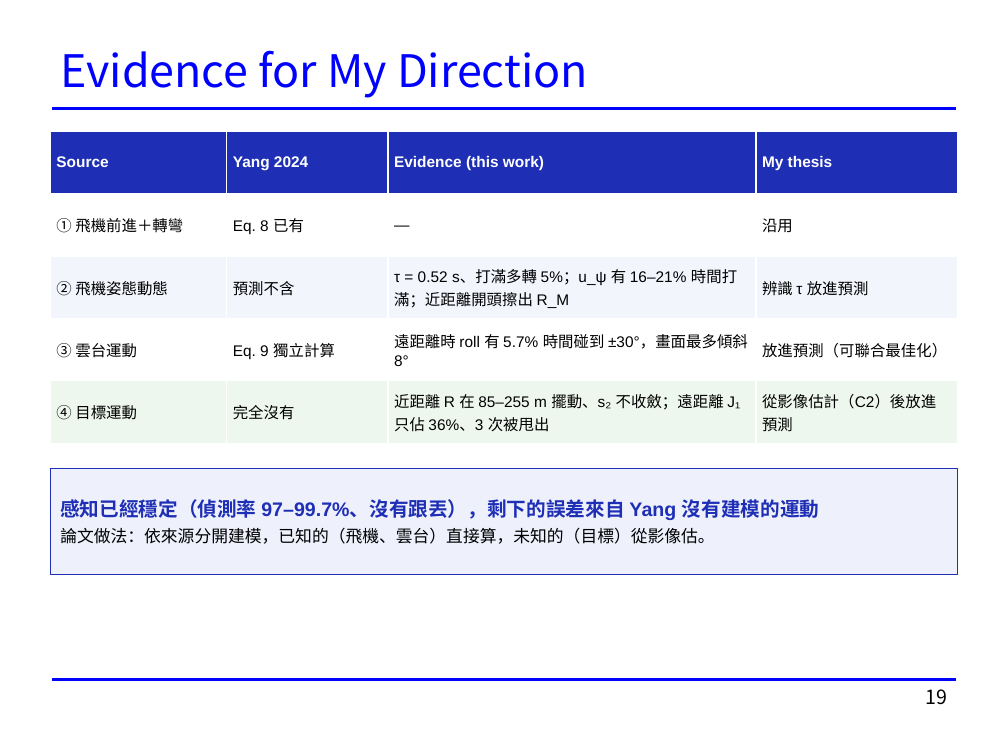
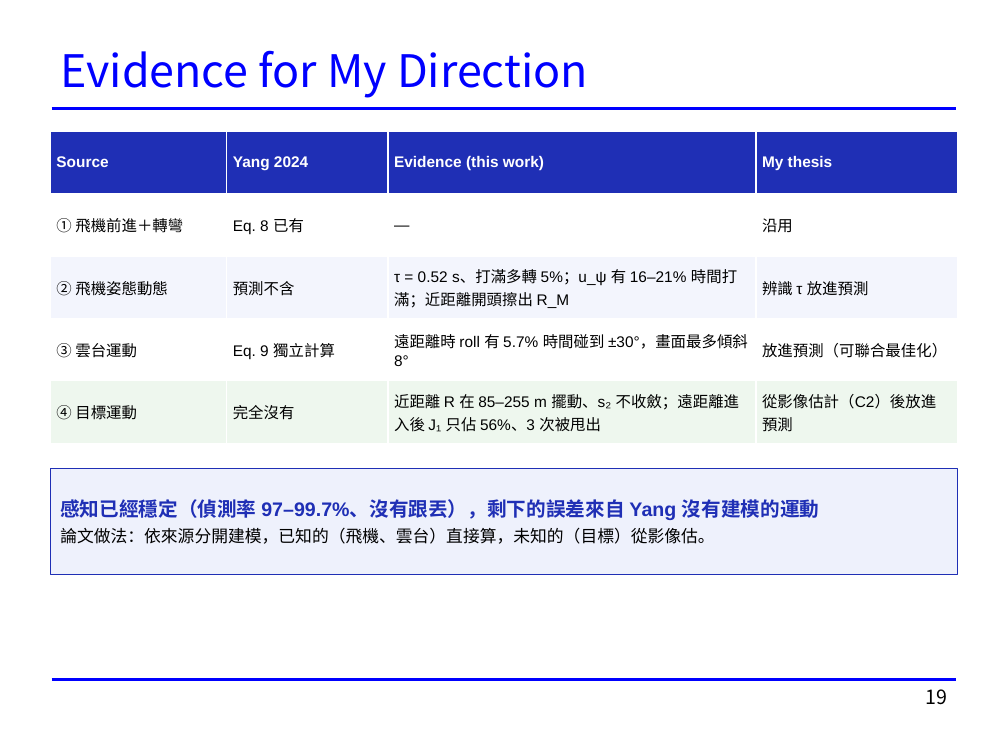
Before and after one commit to rossi1122/hsiang_thesis_simulation, a slide deck: slide 19 of docs/presentations/20261118_Phase2_進度報告.pptx. Drawn at 1008x756 pixels with LibreOffice and Linux fonts; fonts in the diff are those of the drawing. Boxes give left, top, right and bottom in pixels: in the first picture for what was removed or moved away, otherwise in the second. Text is boxed around its words. In the diff, an @@ line names an element or a change of style, - is before the commit and + after.

```diff
--- a/docs/presentations/20261118_Phase2_進度報告.pptx
+++ b/docs/presentations/20261118_Phase2_進度報告.pptx
@@ table at [50, 131, 958, 444] @@
-row 5, column 3: 近距離 R 在 85–255 m 擺動、s₂ 不收斂；遠距離 J₁ 只佔 36%、3 次被甩出
+row 5, column 3: 近距離 R 在 85–255 m 擺動、s₂ 不收斂；遠距離進入後 J₁ 只佔 56%、3 次被甩出
```
Also in this commit, not shown: 3 other slides changed.
